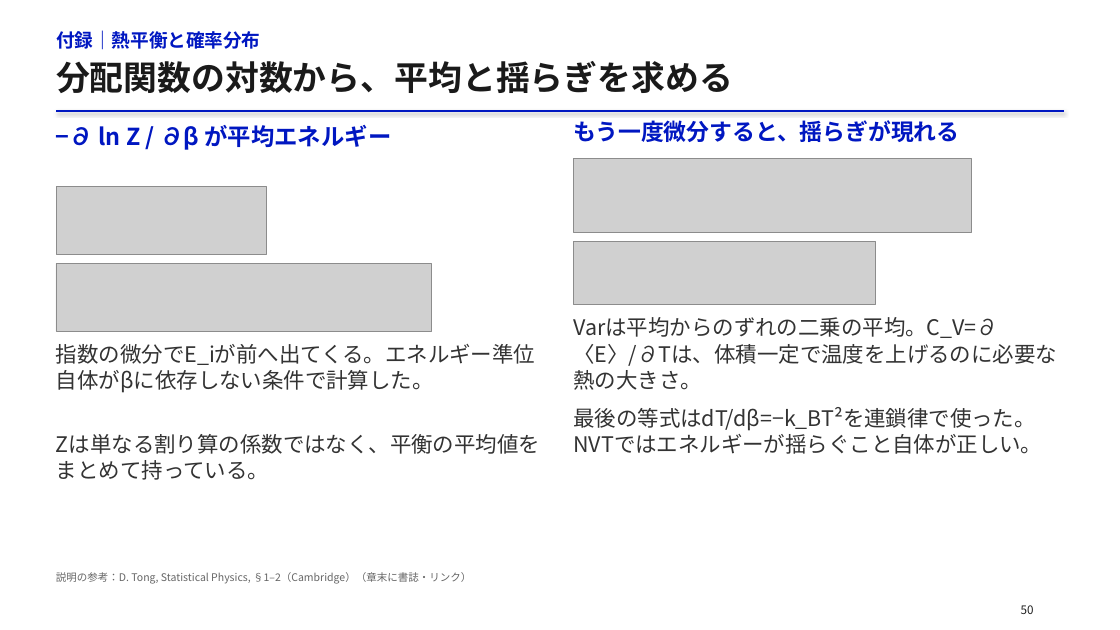
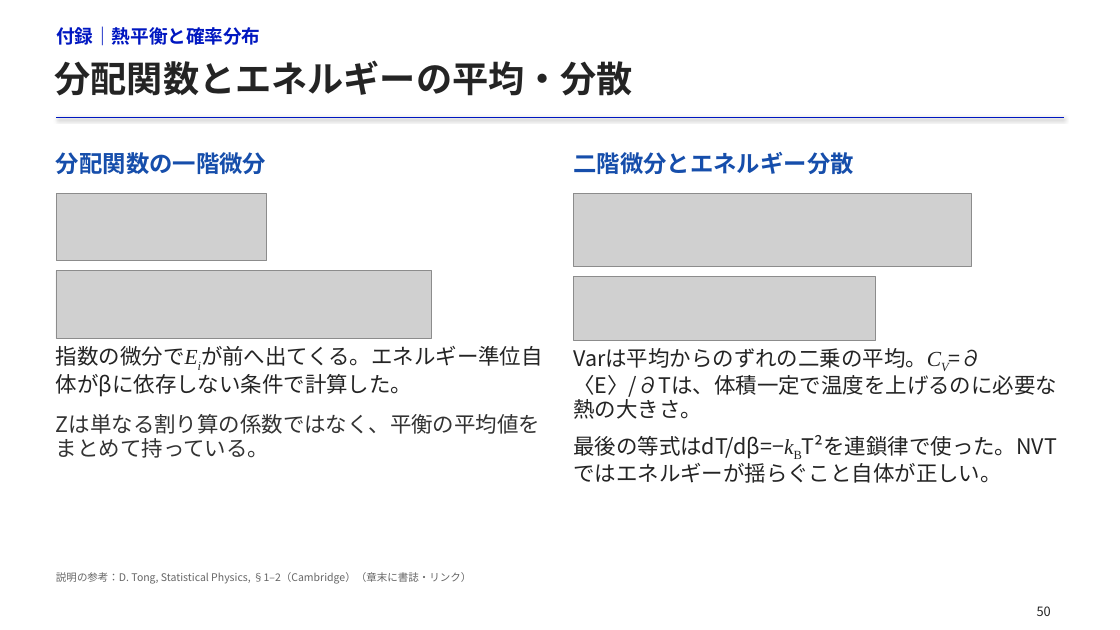
Before and after one commit to matsunagalab/lecture_bioinfo, a slide deck: slide 50 of 09_分子の相互作用と構造の安定性/09_分子の相互作用と構造の安定性.pptx. Drawn at 1120x630 pixels with LibreOffice and Linux fonts; fonts in the diff are those of the drawing; grey boxes stand for pictures. Boxes give left, top, right and bottom in pixels: in the first picture for what was removed or moved away, otherwise in the second. Text is boxed around its words. In the diff, an @@ line names an element or a change of style, - is before the commit and + after.

```diff
--- a/09_分子の相互作用と構造の安定性/09_分子の相互作用と構造の安定性.pptx
+++ b/09_分子の相互作用と構造の安定性/09_分子の相互作用と構造の安定性.pptx
@@ text "付録｜熱平衡と確率分布": place and size @@
-text "付録｜熱平衡と確率分布" at [56, 30, 261, 50]
+text "付録｜熱平衡と確率分布" at [56, 26, 261, 46]
@@ text at [55, 60, 633, 96]: text changed; size 29 to 31 pt; text colour #1A1A1A to #242424 @@
-分配関数の対数から、平均と揺らぎを求める
+分配関数とエネルギーの平均・分散
@@ 2 pictures, 1 line: place and size @@
-2 pictures, 1 line at [56, 111, 1065, 331]
+2 pictures, 1 line at [56, 118, 1065, 338]
@@ text at [56, 152, 266, 174]: text changed; text colour #0017C1 to #164EAB @@
-−∂ ln Z / ∂β が平均エネルギー
+分配関数の一階微分
@@ text at [573, 152, 853, 174]: text changed; size 19.5 to 20 pt; text colour #0017C1 to #164EAB @@
-もう一度微分すると、揺らぎが現れる
+二階微分とエネルギー分散
@@ picture: place and size @@
-picture at [574, 159, 971, 232]
+picture at [574, 193, 971, 266]
@@ picture: place and size @@
-picture at [574, 241, 876, 305]
+picture at [574, 276, 876, 340]
@@ text at [56, 346, 543, 397]: text changed; text colour #333333 to #242424 @@
-指数の微分でE_iが前へ出てくる。エネルギー準位自体がβに依存しない条件で計算した。
+指数の微分でEiが前へ出てくる。エネルギー準位自体がβに依存しない条件で計算した。
@@ text at [573, 348, 1057, 419]: text changed; text colour #333333 to #242424 @@
-Varは平均からのずれの二乗の平均。C_V=∂〈E〉/∂Tは、体積一定で温度を上げるのに必要な熱の大きさ。
+Varは平均からのずれの二乗の平均。CV=∂〈E〉/∂Tは、体積一定で温度を上げるのに必要な熱の大きさ。
@@ text "Zは単なる割り算の係数ではなく、平衡の平均値をまとめて持っている。": place and size @@
-text "Zは単なる割り算の係数ではなく、平衡の平均値をまとめて持っている。" at [56, 434, 540, 480]
+text "Zは単なる割り算の係数ではなく、平衡の平均値をまとめて持っている。" at [56, 414, 540, 458]
@@ text "Zは単なる割り算の係数ではなく、平衡の平均値をまとめて持っている。" at [56, 414, 540, 458]: line spacing 22.4pt to 20.6pt; more space between paragraphs @@
@@ text at [573, 435, 1057, 483]: text changed; text colour #333333 to #242424 @@
-最後の等式はdT/dβ=−k_BT²を連鎖律で使った。NVTではエネルギーが揺らぐこと自体が正しい。
+最後の等式はdT/dβ=−kBT²を連鎖律で使った。NVTではエネルギーが揺らぐこと自体が正しい。
@@ text "50" at [1037, 606, 1051, 616]: size 10 to 11 pt, text colour #202020 to #242424; alignment left to centre; line spacing 14pt to 1.18 @@
```
Also in this commit, not shown: 52 other slides changed, 3 slides added, 1 slide removed, 3 other files.
